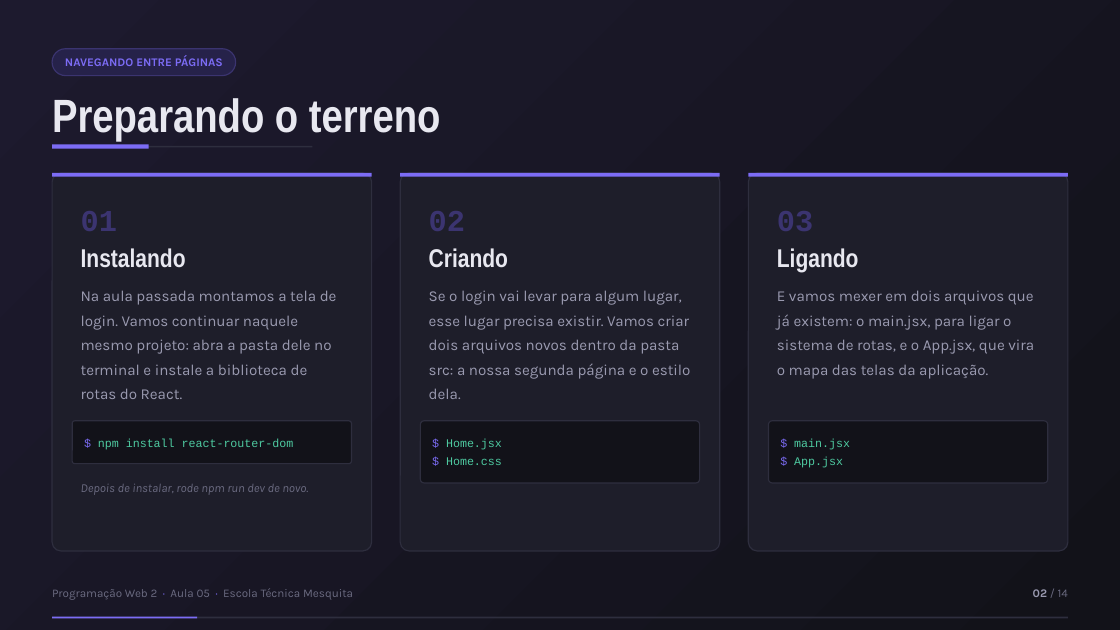
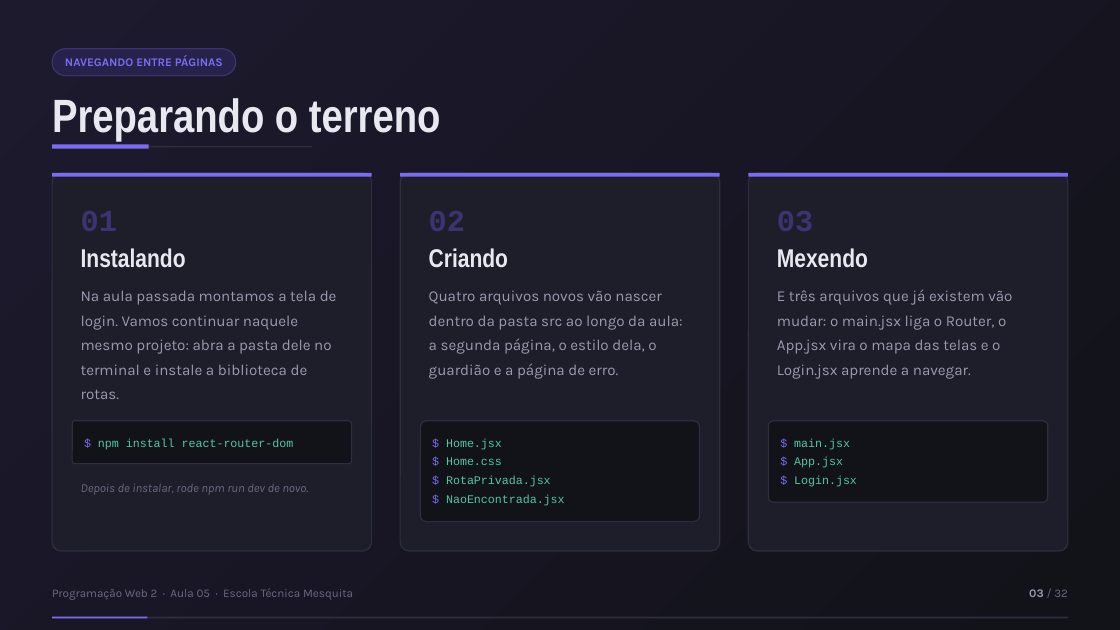
Before and after one commit to enascentedev/aula-desenvolvimento-web, a slide deck: slide 3 of aula-5/slides/Aula05-Navegando-Entre-Paginas.pptx (slide 2 before the commit). Drawn at 1120x630 pixels with LibreOffice and Linux fonts; fonts in the diff are those of the drawing. Boxes give left, top, right and bottom in pixels: in the first picture for what was removed or moved away, otherwise in the second. Text is boxed around its words. In the diff, an @@ line names an element or a change of style, - is before the commit and + after.

```diff
--- a/aula-5/slides/Aula05-Navegando-Entre-Paginas.pptx
+++ b/aula-5/slides/Aula05-Navegando-Entre-Paginas.pptx
@@ text at (x1=777, y1=248, x2=868, y2=268): text changed @@
-Ligando
+Mexendo
@@ text at (x1=81, y1=290, x2=337, y2=399): text changed @@
-Na aula passada montamos a tela de login. Vamos continuar naquele mesmo projeto: abra a pasta dele no terminal e instale a biblioteca de rotas do React.
+Na aula passada montamos a tela de login. Vamos continuar naquele mesmo projeto: abra a pasta dele no terminal e instale a biblioteca de rotas.
@@ text at (x1=429, y1=291, x2=683, y2=379): text changed @@
-Se o login vai levar para algum lugar, esse lugar precisa existir. Vamos criar dois arquivos novos dentro da pasta src: a nossa segunda página e o estilo dela.
+Quatro arquivos novos vão nascer dentro da pasta src ao longo da aula: a segunda página, o estilo dela, o guardião e a página de erro.
@@ text at (x1=777, y1=289, x2=1012, y2=379): text changed @@
-E vamos mexer em dois arquivos que já existem: o main.jsx, para ligar o sistema de rotas, e o App.jsx, que vira o mapa das telas da aplicação.
+E três arquivos que já existem vão mudar: o main.jsx liga o Router, o App.jsx vira o mapa das telas e o Login.jsx aprende a navegar.
@@ rounded rectangle resized from (x1=420, y1=421, x2=699, y2=483) to (x1=420, y1=421, x2=699, y2=522) @@
@@ rounded rectangle resized from (x1=769, y1=421, x2=1048, y2=483) to (x1=769, y1=421, x2=1048, y2=502) @@
@@ text at (x1=446, y1=476, x2=565, y2=506): paragraphs added @@
+$ RotaPrivada.jsx
+$ NaoEncontrada.jsx
@@ text at (x1=794, y1=476, x2=857, y2=487): paragraph added @@
+$ Login.jsx
@@ text at (x1=1029, y1=589, x2=1068, y2=597): text changed @@
-02 / 14
+03 / 32
@@ rectangle resized from (x1=52, y1=617, x2=197, y2=618) to (x1=52, y1=617, x2=147, y2=618) @@
```
Also in this commit, not shown: 13 other slides changed, 18 slides added, 16 other files.
